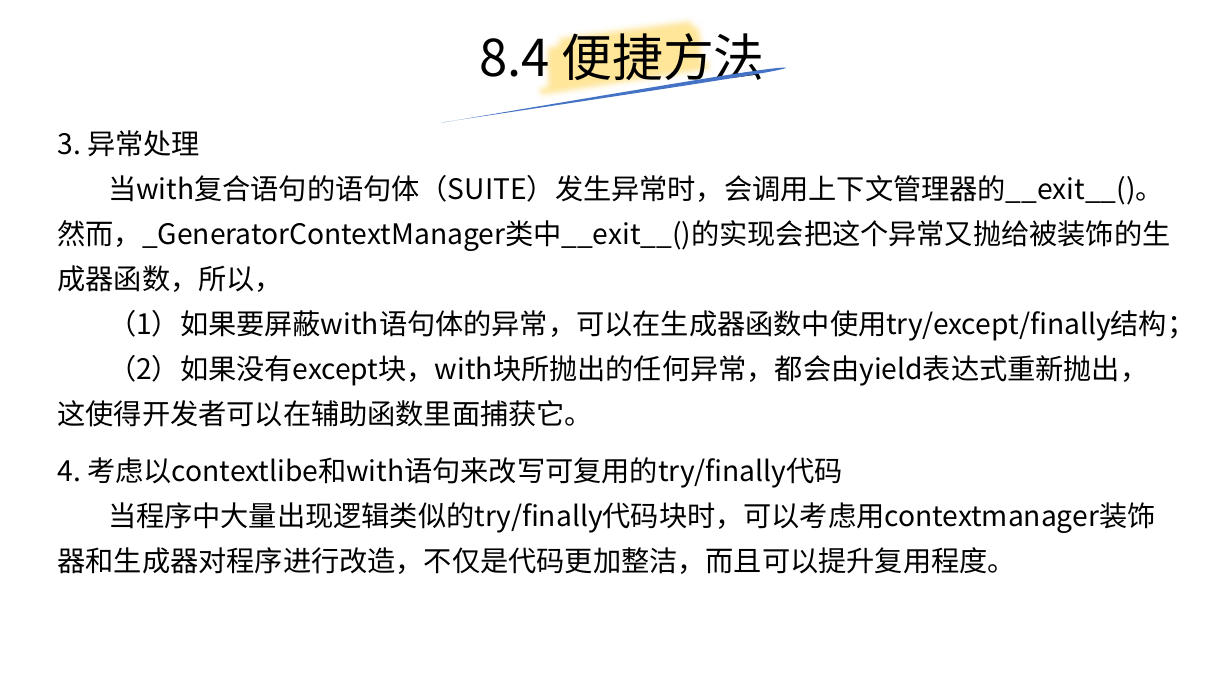
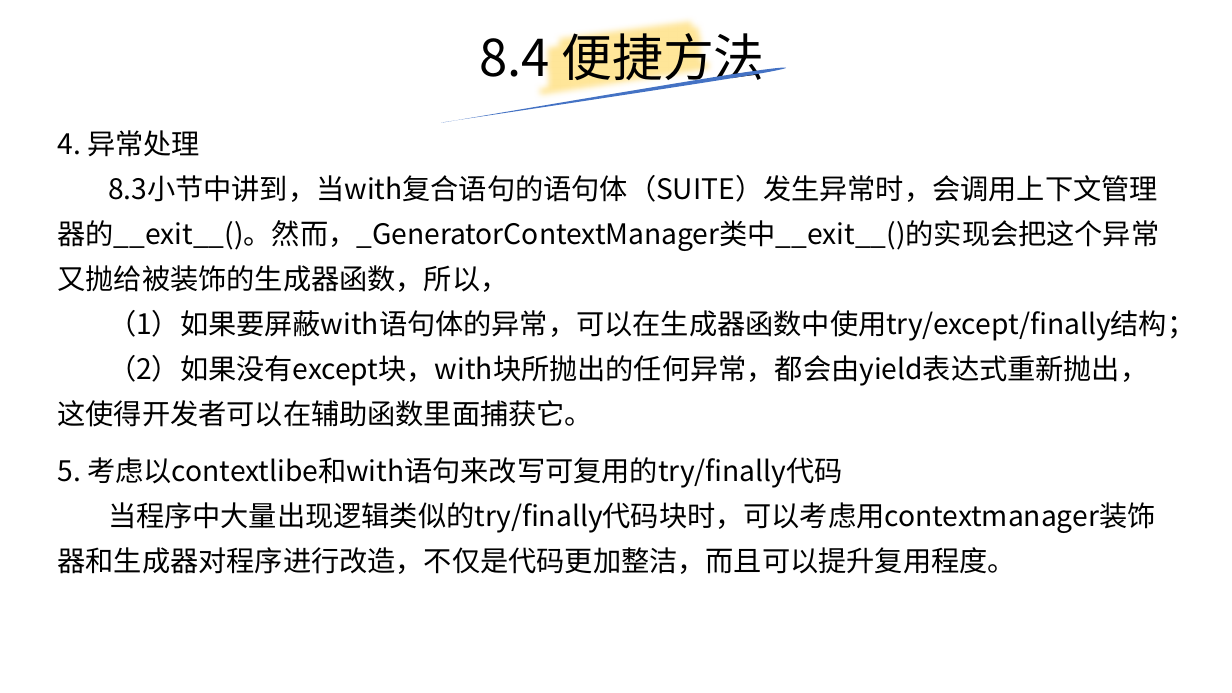
Before and after one commit to yiwenliu/CorePython, a slide deck: slide 74 of PPT/CorePython.pptx (slide 73 before the commit). Drawn at 1232x693 pixels with LibreOffice and Linux fonts; fonts in the diff are those of the drawing. Boxes give left, top, right and bottom in pixels: in the first picture for what was removed or moved away, otherwise in the second. Text is boxed around its words. In the diff, an @@ line names an element or a change of style, - is before the commit and + after.

```diff
--- a/PPT/CorePython.pptx
+++ b/PPT/CorePython.pptx
@@ text at bbox=[58, 130, 1160, 292]: text changed @@
-3. 异常处理
-当with复合语句的语句体（SUITE）发生异常时，会调用上下文管理器的__exit__()。然而，_GeneratorContextManager类中__exit__()的实现会把这个异常又抛给被装饰的生成器函数，所以，
+4. 异常处理
+8.3小节中讲到，当with复合语句的语句体（SUITE）发生异常时，会调用上下文管理器的__exit__()。然而，_GeneratorContextManager类中__exit__()的实现会把这个异常又抛给被装饰的生成器函数，所以，
@@ text at bbox=[58, 457, 842, 488]: text changed @@
-4. 考虑以contextlibe和with语句来改写可复用的try/finally代码
+5. 考虑以contextlibe和with语句来改写可复用的try/finally代码
```
Also in this commit, not shown: 6 other slides changed, 2 slides added, 2 other files.
